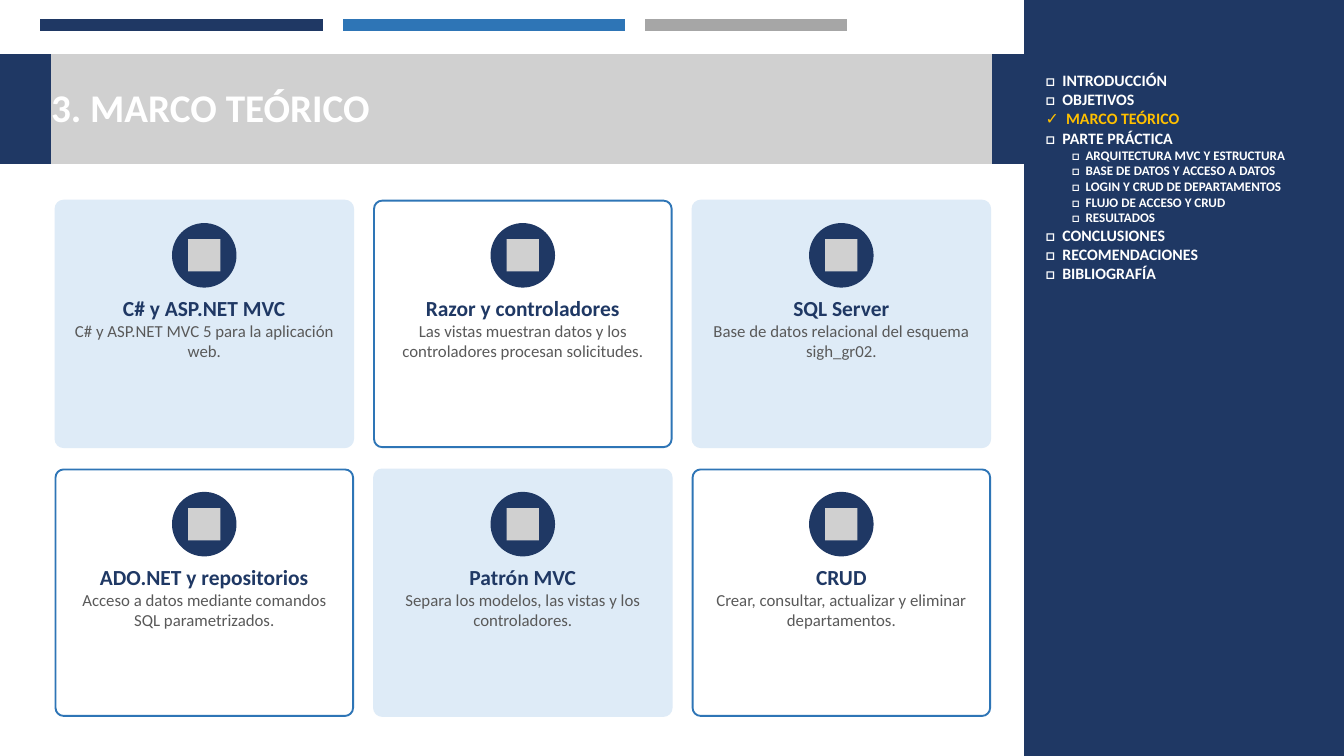
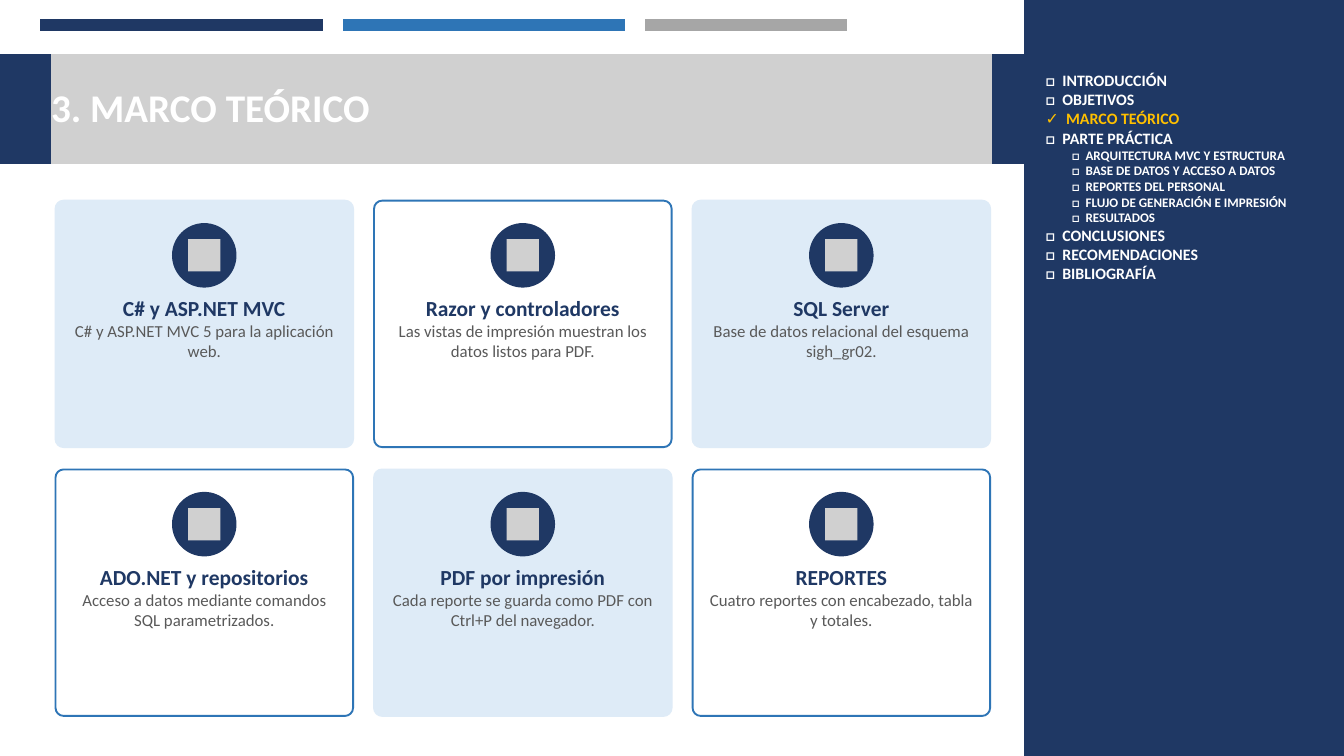
Before and after one commit to Josue-Chango/SIDH_GR02, a slide deck: slide 4 of DOTNET/REPORTES/02. DOCUMENTACION/REPORTES_DOTNET_SQL_GR02.pptx. Drawn at 1344x756 pixels with LibreOffice and Linux fonts; fonts in the diff are those of the drawing; grey boxes stand for pictures. Boxes give left, top, right and bottom in pixels: in the first picture for what was removed or moved away, otherwise in the second. Text is boxed around its words. In the diff, an @@ line names an element or a change of style, - is before the commit and + after.

Commit message:
presentacion reportes

```diff
--- a/DOTNET/REPORTES/02. DOCUMENTACION/REPORTES_DOTNET_SQL_GR02.pptx
+++ b/DOTNET/REPORTES/02. DOCUMENTACION/REPORTES_DOTNET_SQL_GR02.pptx
@@ text at (1086,182,1287,207): text changed @@
-□ LOGIN Y CRUD DE DEPARTAMENTOS
-□ FLUJO DE ACCESO Y CRUD
+□ REPORTES DEL PERSONAL
+□ FLUJO DE GENERACIÓN E IMPRESIÓN
@@ text at (399,325,646,360): text changed @@
-Las vistas muestran datos y los controladores procesan solicitudes.
+Las vistas de impresión muestran los datos listos para PDF.
@@ text at (393,570,653,629): text changed @@
-Patrón MVC
-Separa los modelos, las vistas y los controladores.
+PDF por impresión
+Cada reporte se guarda como PDF con Ctrl+P del navegador.
@@ text at (710,571,972,629): text changed @@
-CRUD
-Crear, consultar, actualizar y eliminar departamentos.
+REPORTES
+Cuatro reportes con encabezado, tabla y totales.
```
Also in this commit, not shown: 9 other slides changed.
